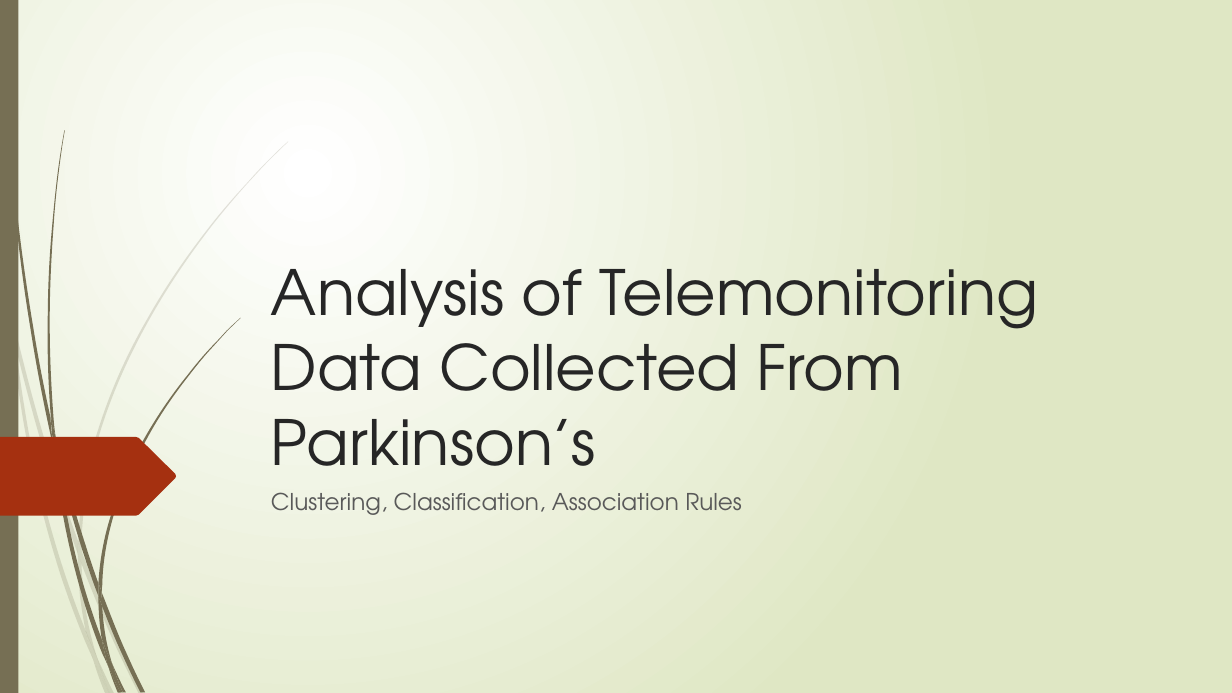
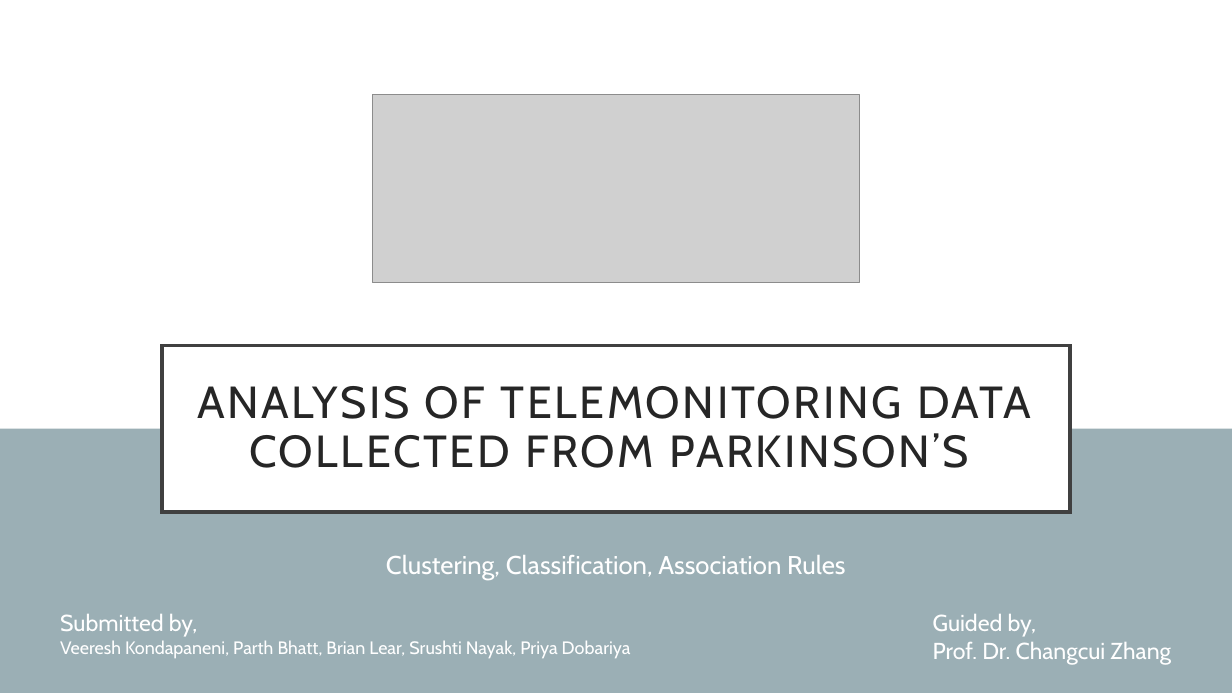
Before and after one commit to veeresh2001/Data-mining, a slide deck: slide 1 of Analysis of Telemonitoring Data Collected From Parkinsons.pptx. Drawn at 1232x693 pixels with LibreOffice and Linux fonts; fonts in the diff are those of the drawing; grey boxes stand for pictures. Boxes give left, top, right and bottom in pixels: in the first picture for what was removed or moved away, otherwise in the second. Text is boxed around its words. In the diff, an @@ line names an element or a change of style, - is before the commit and + after.

```diff
--- a/Analysis of Telemonitoring Data Collected From Parkinsons.pptx
+++ b/Analysis of Telemonitoring Data Collected From Parkinsons.pptx
@@ background gradient #FFFFFF to #DFE8C4 to #FFFFFF @@
@@ rectangle removed at <box>0,0,18,693</box> @@
@@ picture added at <box>372,94,860,283</box> @@
@@ title "ANALYSIS OF TELEMONITORING DATA COLLECTED ...": place and size @@
-title "ANALYSIS OF TELEMONITORING DATA COLLECTED ..." at <box>271,269,1038,494</box>
+title "ANALYSIS OF TELEMONITORING DATA COLLECTED ..." at <box>162,346,1070,512</box>
@@ title "ANALYSIS OF TELEMONITORING DATA COLLECTED ..." at <box>162,346,1070,512</box>: vertical alignment bottom to middle; fill none to #FFFFFF; outline none to #404040 3 pt @@
@@ title at <box>197,386,1031,468</box>: text changed; size 48.6 to 35 pt; font TeX Gyre Adventor to Cabin @@
-Analysis of Telemonitoring Data Collected From Parkinson’s
+ANALYSIS OF TELEMONITORING DATA COLLECTED FROM PARKINSON’S
@@ freeform shape removed at <box>0,437,177,516</box> @@
@@ rectangle added at <box>0,429,1232,693</box>, fill #9BAFB5 @@
@@ subtitle "Clustering, Classification, Association Rules": place and size @@
-subtitle "Clustering, Classification, Association Rules" at <box>271,492,742,515</box>
+subtitle "Clustering, Classification, Association Rules" at <box>386,555,845,580</box>
@@ subtitle "Clustering, Classification, Association Rules" at <box>386,555,845,580</box>: size 18 to 20 pt, font TeX Gyre Adventor to Cabin, text colour #595959 to #FFFFFF; alignment left to centre @@
@@ text added at <box>60,614,631,658</box>, 14 pt, text #FFFFFF @@
+Submitted by,
+Veeresh Kondapaneni, Parth Bhatt, Brian Lear, Srushti Nayak, Priya Dobariya
@@ text added at <box>933,614,1171,665</box>, 18 pt, text #FFFFFF @@
+Guided by,
+Prof. Dr. Changcui Zhang
@@ group removed at <box>0,141,288,693</box>: 10 freeform shapes @@
@@ group removed at <box>3,0,240,693</box>: 12 freeform shapes @@
```
Also in this commit, not shown: 5 other slides changed, 16 slides added, 6 slides removed.
